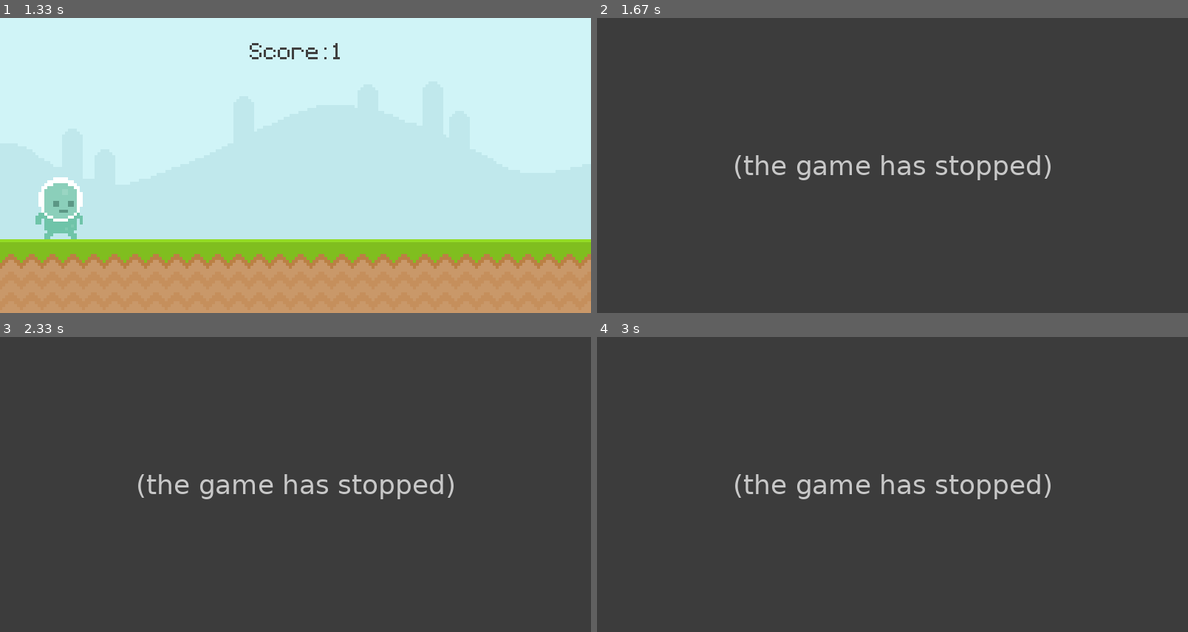
Above: before the commit, frames 1-4 (two rows, left to right).
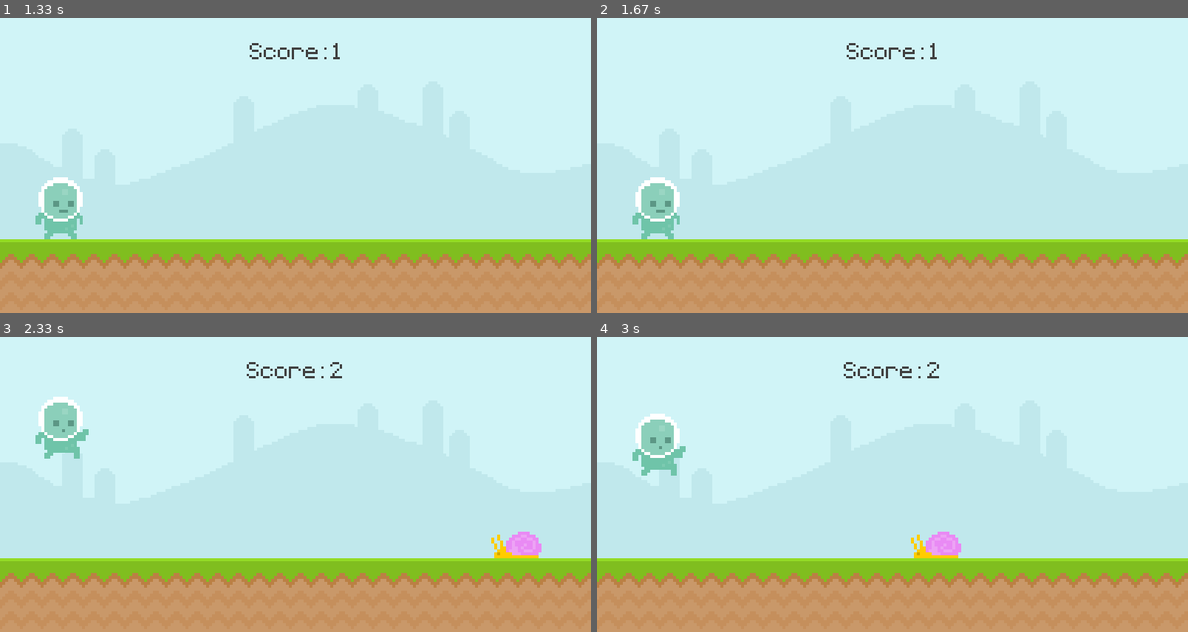
Above: after the commit, the same moments.

Repository: ramakumarreddy/Ultimate_Introduction_to_Pygame
Game: pygame game, started from main.py
Two runs of this game, one before a commit and one after it. Both use one fixed random seed, a clock stepped at 60 frames per second and the inputs below.
Inputs:
- Up to frame 1 (1.33 s): tap Space at 0.33 s
- Up to frame 2 (1.67 s): no input
- Up to frame 3 (2.33 s): tap Space at 2.17 s
- Up to frame 4 (3 s): tap Space at 2.57, 2.87 s

Frame 1 is identical in both runs. In frame 2, 100% of the frame differs, in the area x 0-100%, y 0-100%; in frame 3, 100%; in frame 4, 100%.
Error before the commit: TypeError: Random.choice() takes 2 positional arguments but 5 were given (main.py line 231); the game stopped at 1.5 s (later frames are placeholders)

Commit message:
Code completed but fine tune is required.

Diff:
--- a/main.py
+++ b/main.py
@@ -1,6 +1,5 @@
-import random
-
 import pygame
+
 from sys import exit
 from random import randint, choice
 
@@ -33,11 +32,6 @@
         if self.rect.bottom >= 300:
             self.rect.bottom = 300
 
-    def update(self):
-        self.player_input()
-        self.apply_gravity()
-        self.animation_state()
-
     def animation_state(self):
         if self.rect.bottom < 300:
             self.image = self.player_jump
@@ -46,6 +40,11 @@
             if self.player_index >= len(self.player_walk):
                 self.player_index = 0
             self.image = self.player_walk[int(self.player_index)]
+
+    def update(self):
+        self.player_input()
+        self.apply_gravity()
+        self.animation_state()
 
 
 class Obstacle(pygame.sprite.Sprite):
@@ -65,7 +64,7 @@
 
         self.animation_index = 0
         self.image = self.frames[self.animation_index]
-        self.rect = self.image.get_rect(midbottom=(random.randint(900, 1100), y_pos))
+        self.rect = self.image.get_rect(midbottom=(randint(900, 1100), y_pos))
 
     def animation_state(self):
         self.animation_index += 0.1
@@ -75,7 +74,7 @@
 
     def update(self):
         self.animation_state()
-        self.rect.x = 6
+        self.rect.x -= 6
         self.destroy()
 
     def destroy(self):
@@ -126,6 +125,7 @@
 
 def player_animation():
     global player_surf, player_index
+
     if player_rect.bottom < 300:
         player_surf = player_jump
     else:
@@ -220,15 +220,15 @@
             if event.type == pygame.KEYDOWN:
                 if event.key == pygame.K_SPACE and player_rect.bottom >= 300:
                     player_gravity = -20
-
         else:
             if event.type == pygame.KEYDOWN and event.key == pygame.K_SPACE:
                 game_active = True
+
                 start_time = int(pygame.time.get_ticks() / 1000)
 
         if game_active:
             if event.type == obstacle_timer:
-                obstacle_group.add(Obstacle(choice("fly", "snail", "snail", "snail")))
+                obstacle_group.add(Obstacle(choice(["fly", "snail", "snail", "snail"])))
                 # if randint(0, 2):
                 #     obstacle_rect_list.append(snail_surf.get_rect(bottomright=(randint(900, 1100), 300)))
                 # else:
